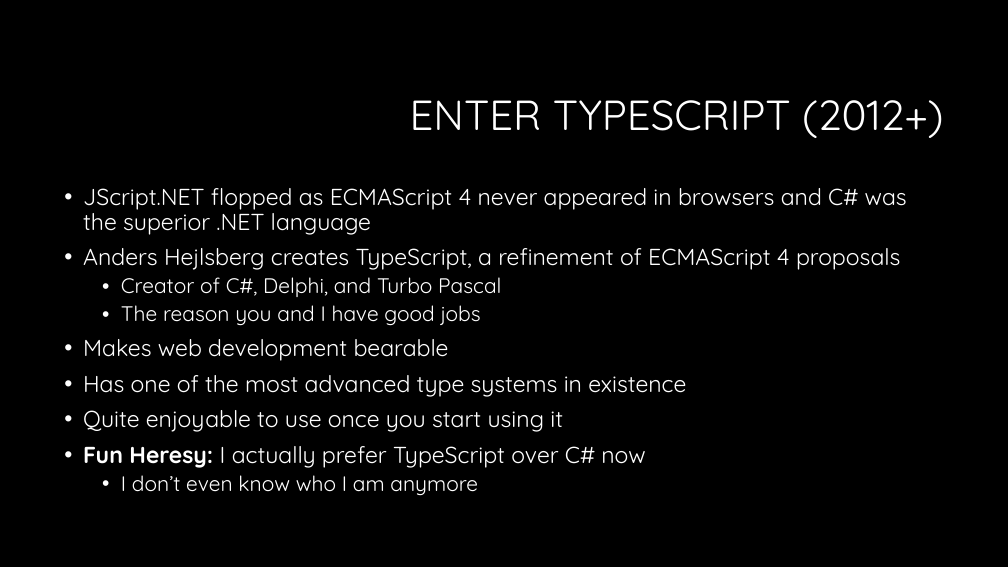
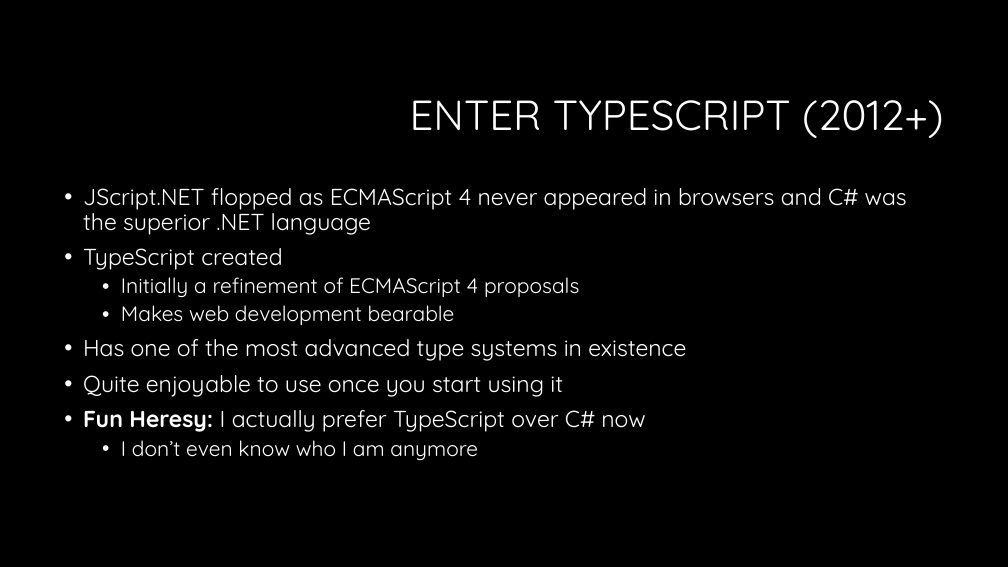
Before and after one commit to RonPenton/intro-to-typescript, a slide deck: slide 12 of Web development with Typescript.pptx (slide 11 before the commit). Drawn at 1008x567 pixels with LibreOffice and Linux fonts; fonts in the diff are those of the drawing; background and template pictures are left out. Boxes give left, top, right and bottom in pixels: in the first picture for what was removed or moved away, otherwise in the second. Text is boxed around its words. In the diff, an @@ line names an element or a change of style, - is before the commit and + after.

```diff
--- a/Web development with Typescript.pptx
+++ b/Web development with Typescript.pptx
@@ text at (83, 248, 579, 298): text changed; size 22 to 20 pt @@
-• Anders Hejlsberg creates TypeScript, a refinement of ECMAScript 4 proposals
-  • Creator of C#, Delphi, and Turbo Pascal
-  • The reason you and I have good jobs
+• TypeScript created
+  • Initially a refinement of ECMAScript 4 proposals
@@ text at (121, 305, 455, 325): size 22 to 20 pt in "Makes web development bearable"; list level 1 to 2 in "Makes web development bearable" @@
```
Also in this commit, not shown: 18 other slides changed, 3 slides added, 2 slides removed.
